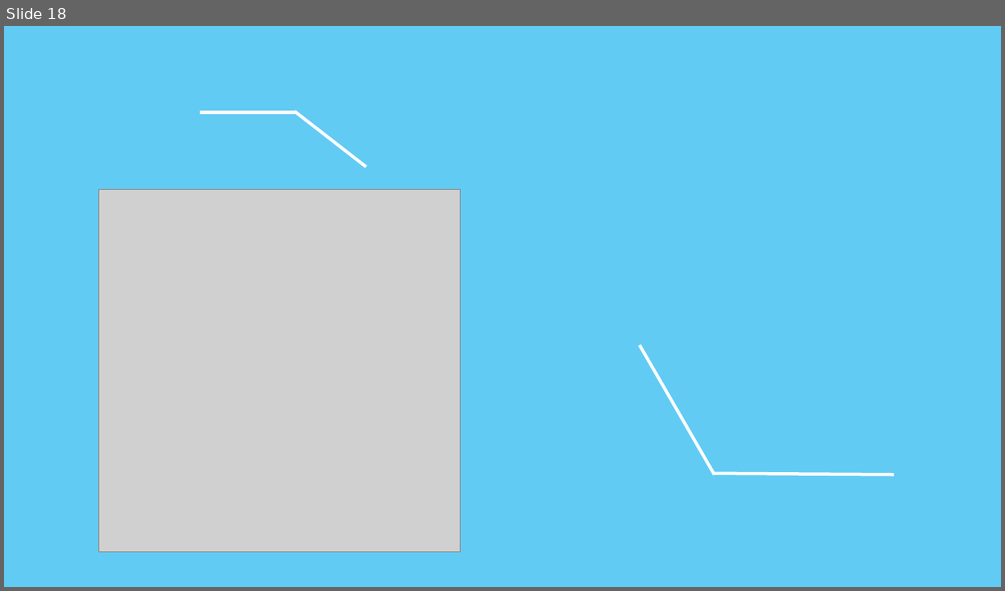
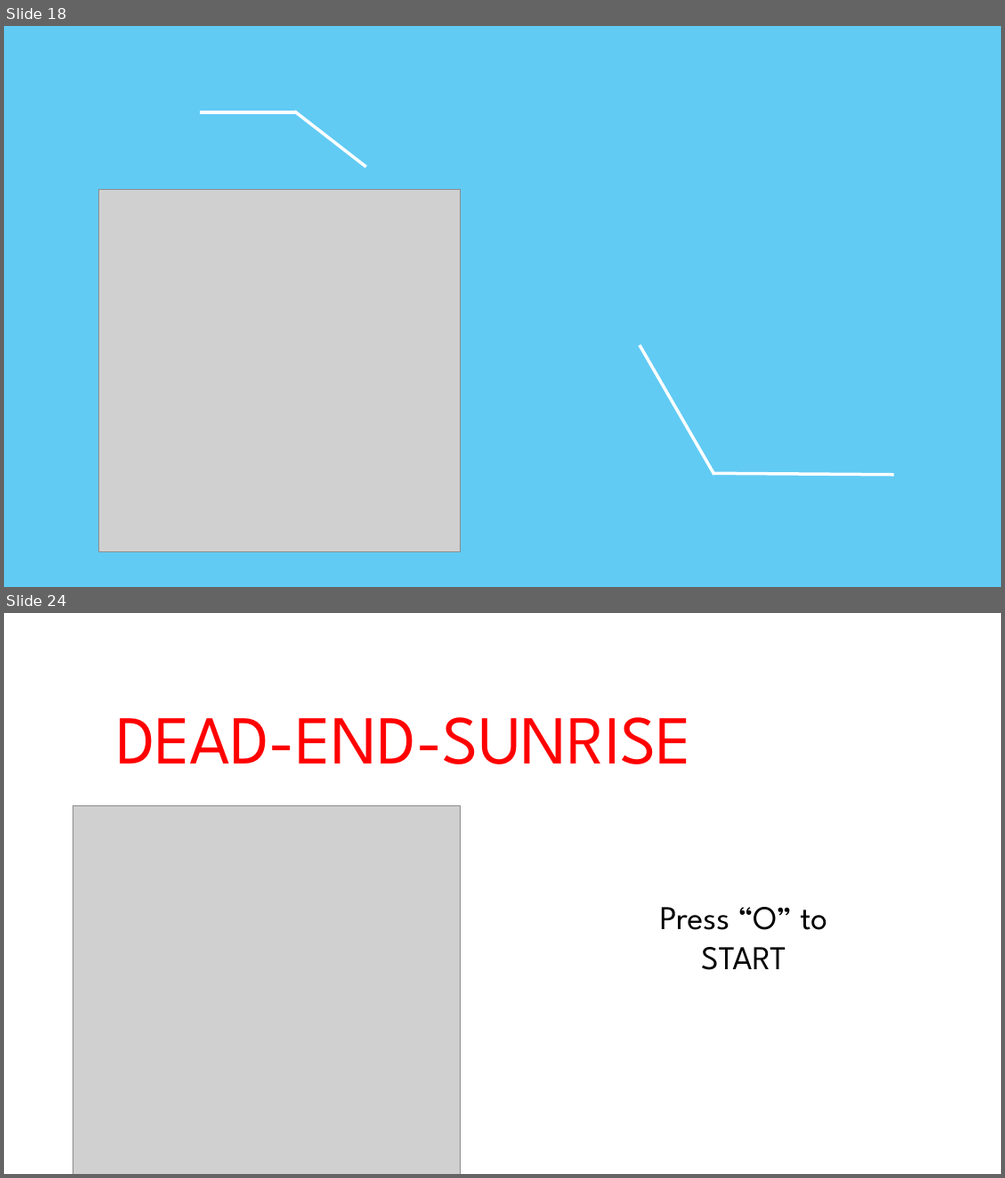
Before and after one commit to ShrutiSabbanii/VRHorror, a slide deck: SRS.pptx. Shown one above the other, each under a label of ours: slide 18 before the commit, slides 18 and 24 after it; the slides between them are not shown. The pictures are 1005x591 and 1005x1178 pixels, drawn with LibreOffice and Linux fonts; fonts in the diff are those of the drawing; grey boxes stand for pictures. Boxes give left, top, right and bottom in pixels: in the first picture for what was removed or moved away, otherwise in the second. Text is boxed around its words. In the diff, an @@ line names an element or a change of style, - is before the commit and + after.

```diff
--- a/SRS.pptx
+++ b/SRS.pptx
@@ slide 24 added at (x1=4, y1=613, x2=1001, y2=1174), background #FFFFFF @@
@@ text added at (x1=116, y1=717, x2=692, y2=764), 66 pt, text #FF0000 @@
+DEAD-END-SUNRISE
@@ picture added at (x1=73, y1=806, x2=461, y2=1174) @@
@@ text added at (x1=660, y1=907, x2=827, y2=970), 32 pt, text #000000 @@
+Press “O” to START
```
Also in this commit, not shown: 1 slide changed, 4 other slides added, 1 slide removed.
